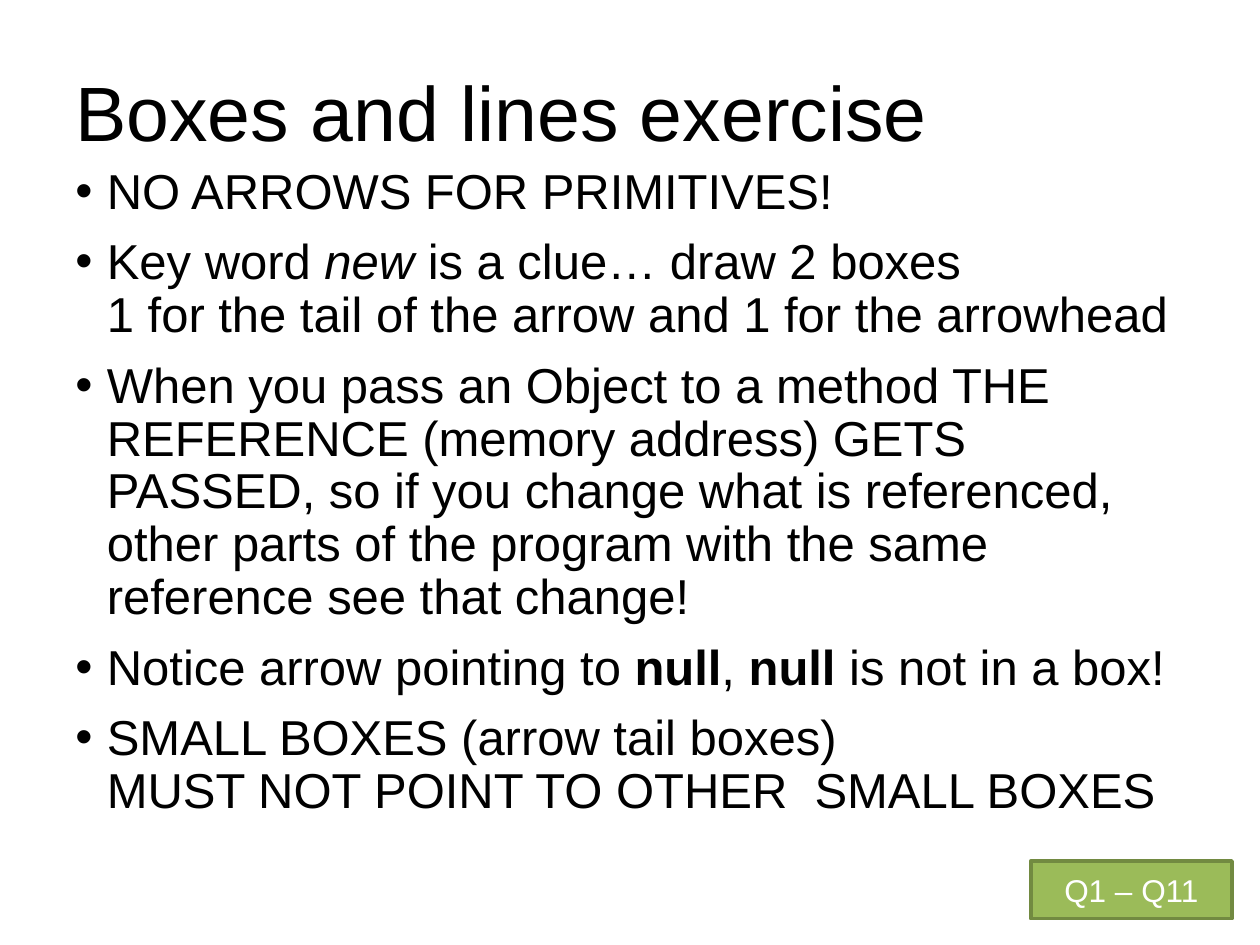
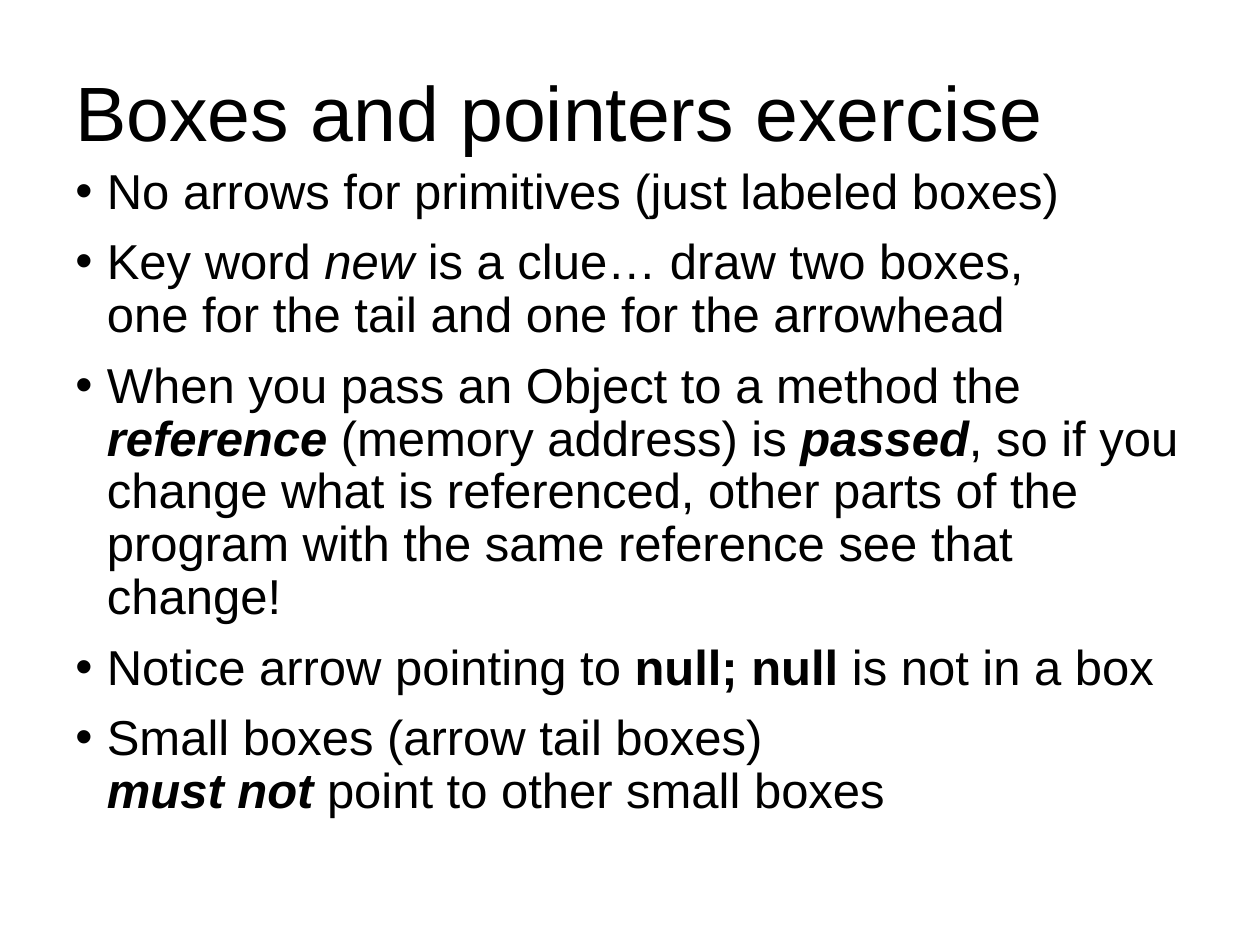
Before and after one commit to RHIT-CSSE/csse220, a slide deck: slide 7 of ClassMaterials/SimpleObjects/Slides/Part2-ObjectRefs.pptx (slide 8 before the commit). Drawn at 1260x945 pixels with LibreOffice and Linux fonts; fonts in the diff are those of the drawing. Boxes give left, top, right and bottom in pixels: in the first picture for what was removed or moved away, otherwise in the second. Text is boxed around its words. In the diff, an @@ line names an element or a change of style, - is before the commit and + after.

Commit message:
Update SimpleObjects materials

```diff
--- a/ClassMaterials/SimpleObjects/Slides/Part2-ObjectRefs.pptx
+++ b/ClassMaterials/SimpleObjects/Slides/Part2-ObjectRefs.pptx
@@ title at [75, 85, 1042, 156]: text changed @@
-Boxes and lines exercise
+Boxes and pointers exercise
@@ text at [107, 173, 1178, 818]: text changed @@
-• NO ARROWS FOR PRIMITIVES!
-• Key word new is a clue… draw 2 boxes
-  1 for the tail of the arrow and 1 for the arrowhead
-• When you pass an Object to a method THE REFERENCE (memory address) GETS PASSED, so if you change what is referenced, other parts of the program with the same reference see that change!
-• Notice arrow pointing to null, null is not in a box!
-• SMALL BOXES (arrow tail boxes)
-  MUST NOT POINT TO OTHER SMALL BOXES
+• No arrows for primitives (just labeled boxes)
+• Key word new is a clue… draw two boxes,
+  one for the tail and one for the arrowhead
+• When you pass an Object to a method the reference (memory address) is passed, so if you change what is referenced, other parts of the program with the same reference see that change!
+• Notice arrow pointing to null; null is not in a box
+• Small boxes (arrow tail boxes)
+  must not point to other small boxes
@@ rectangle removed at [1031, 861, 1232, 919] @@
-Q1 – Q11
```
Also in this commit, not shown: 15 slides removed, 4 other files.
